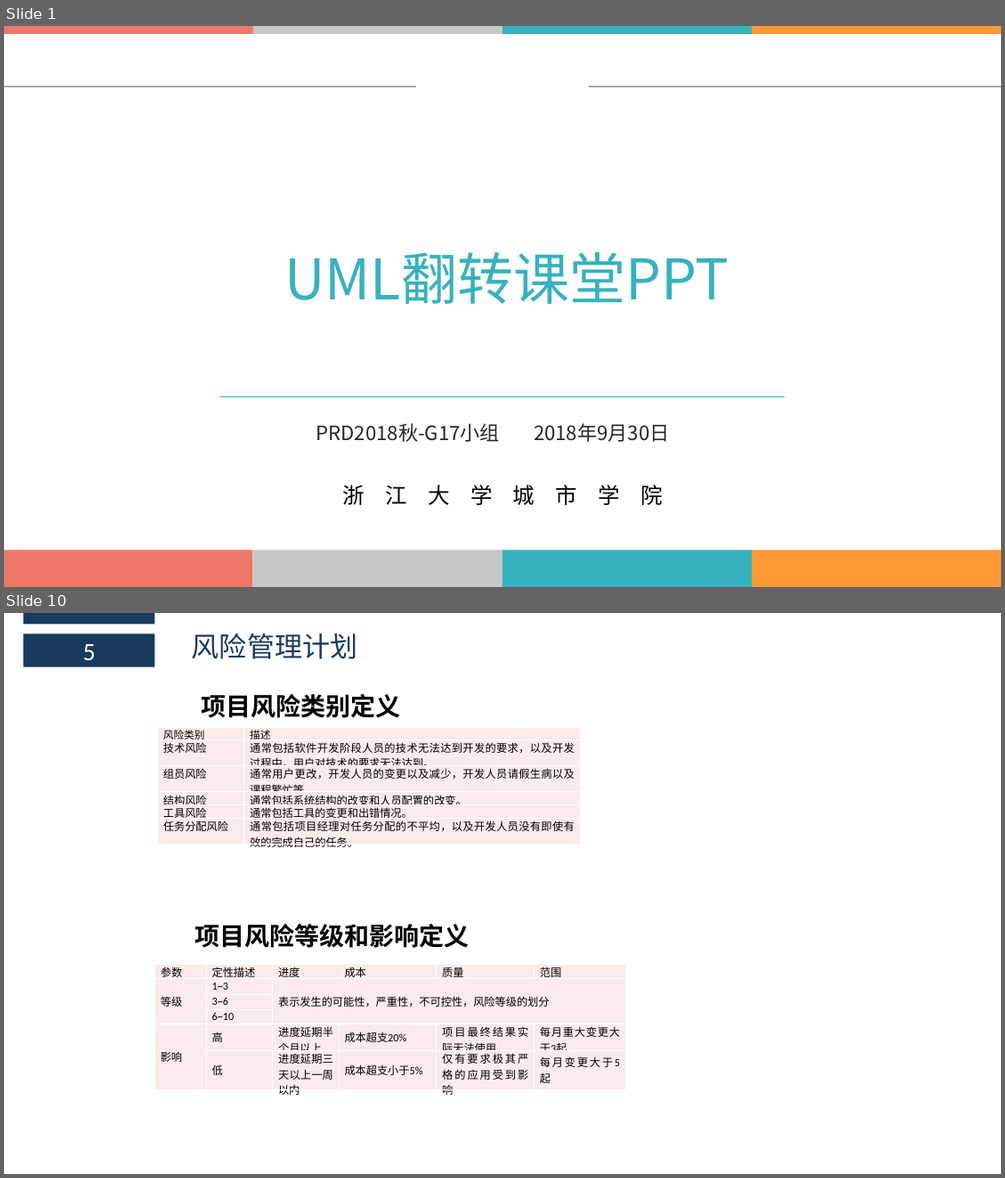
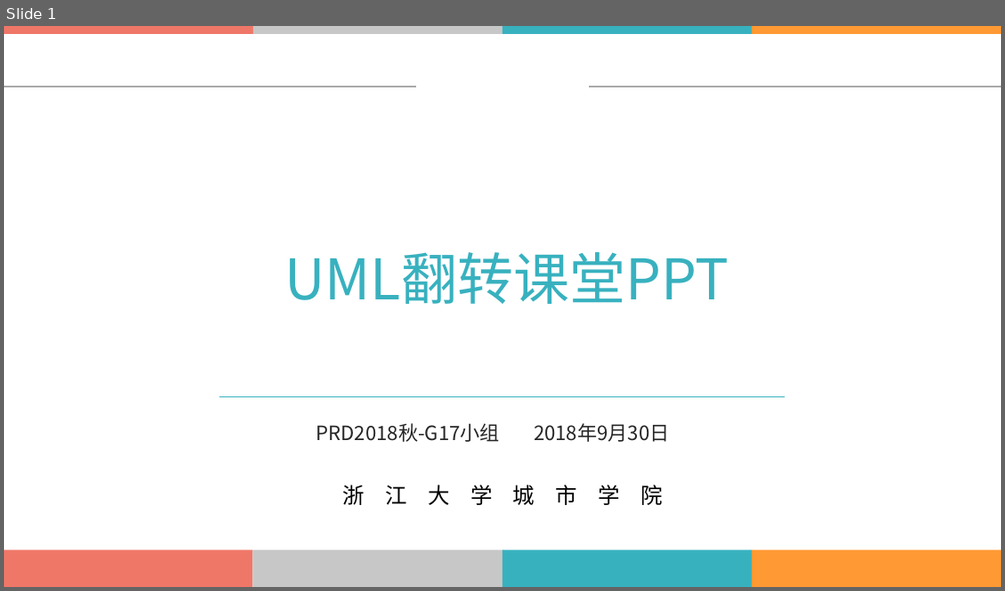
Before and after one commit to boboHh/AssistantTeaching, a slide deck: 非受控文档/01-江亮儒/PRD2018-G11-UML图.pptx. Shown one above the other, each under a label of ours: slides 1 and 10 before the commit, slide 1 after it; the slides between them are not shown. The pictures are 1005x1178 and 1005x591 pixels, drawn with LibreOffice and Linux fonts; fonts in the diff are those of the drawing; background and template pictures are left out. Boxes give left, top, right and bottom in pixels: in the first picture for what was removed or moved away, otherwise in the second. Text is boxed around its words. In the diff, an @@ line names an element or a change of style, - is before the commit and + after.

```diff
--- a/非受控文档/01-江亮儒/PRD2018-G11-UML图.pptx
+++ b/非受控文档/01-江亮儒/PRD2018-G11-UML图.pptx
@@ slide 10 removed at [4,613,1001,1174], background #FFFFFF @@
@@ rectangle removed at [24,613,155,625] @@
@@ rectangle removed at [24,634,155,666] @@
-5
@@ text removed at [192,633,357,659] @@
-风险管理计划
@@ text removed at [201,694,400,718] @@
-  项目风险类别定义
@@ table removed at [158,727,581,851], 6 rows, 2 columns @@
-风险类别 | 描述
-技术风险 | 通常包括软件开发阶段人员的技术无法达到开发的要求，以及开发过程中，用户对技术的要求无法达到。
-组员风险 | 通常用户更改，开发人员的变更以及减少，开发人员请假生病以及课程繁忙等。
-结构风险 | 通常包括系统结构的改变和人员配置的改变。
-工具风险 | 通常包括工具的变更和出错情况。
-任务分配风险 | 通常包括项目经理对任务分配的不平均，以及开发人员没有即使有效的完成自己的任务。
@@ text removed at [195,924,469,948] @@
-  项目风险等级和影响定义
@@ table removed at [155,965,627,1098], 6 rows, 6 columns @@
-参数 | 定性描述 | 进度 | 成本 | 质量 | 范围
-等级 | 1~3 | 表示发生的可能性，严重性，不可控性，风险等级的划分 |  |  | 
- | 3~6 |  |  |  | 
- | 6~10 |  |  |  | 
-影响 | 高 | 进度延期半个月以上 | 成本超支20% | 项目最终结果实际无法使用 | 每月重大变更大于3起
- | 低 | 进度延期三天以上一周以内 | 成本超支小于5% | 仅有要求极其严格的应用受到影响 | 每月变更大于5起
```
Also in this commit, not shown: 2 slides changed, 22 slides added, 14 other slides removed, 1 other file.
